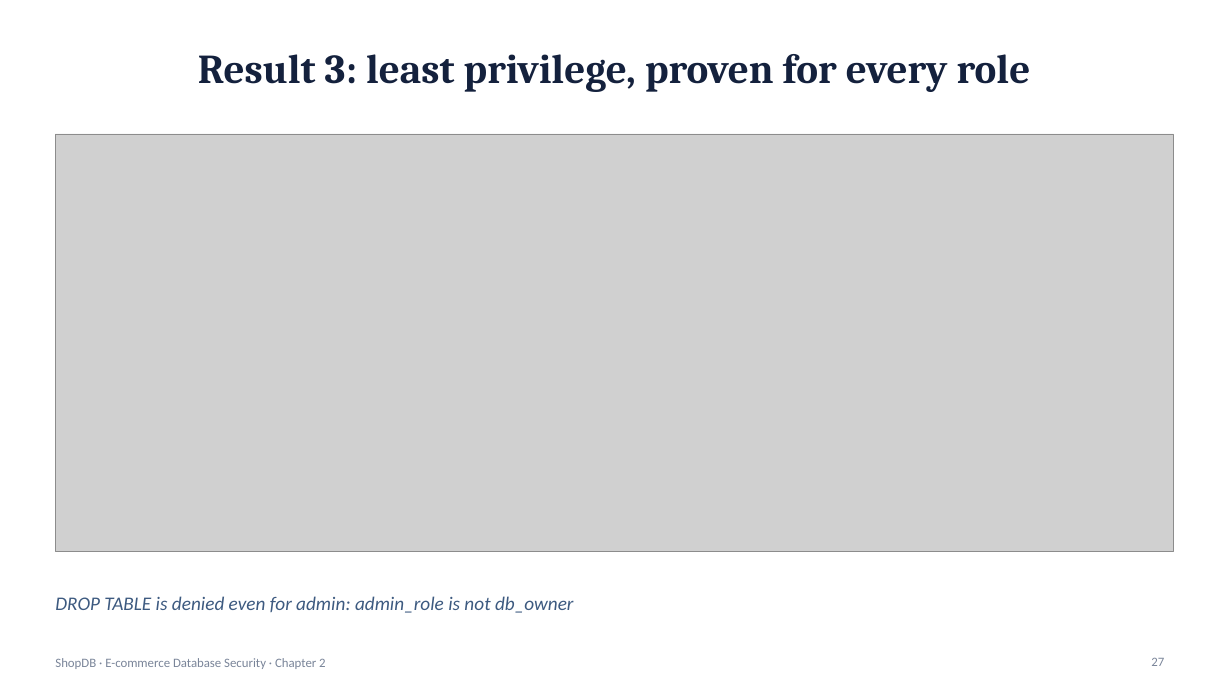
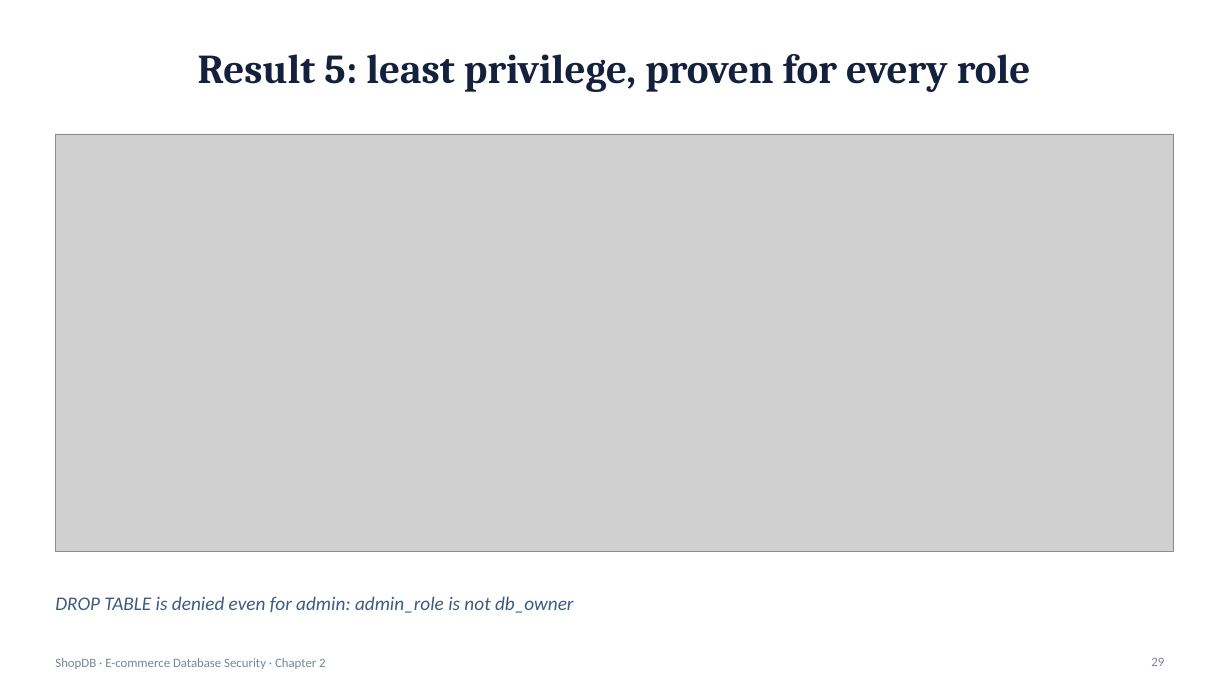
Before and after one commit to nebyu11/infinix-freefire-photobooth, a slide deck: slide 29 of db-security-ecommerce/presentation/DB_Security_Ecommerce.pptx (slide 27 before the commit). Drawn at 1232x693 pixels with LibreOffice and Linux fonts; fonts in the diff are those of the drawing; grey boxes stand for pictures. Boxes give left, top, right and bottom in pixels: in the first picture for what was removed or moved away, otherwise in the second. Text is boxed around its words. In the diff, an @@ line names an element or a change of style, - is before the commit and + after.

```diff
--- a/db-security-ecommerce/presentation/DB_Security_Ecommerce.pptx
+++ b/db-security-ecommerce/presentation/DB_Security_Ecommerce.pptx
@@ title at [198,54,1031,92]: text changed @@
-Result 3: least privilege, proven for every role
+Result 5: least privilege, proven for every role
```
Also in this commit, not shown: 7 other slides changed, 2 slides added, 57 other files.
